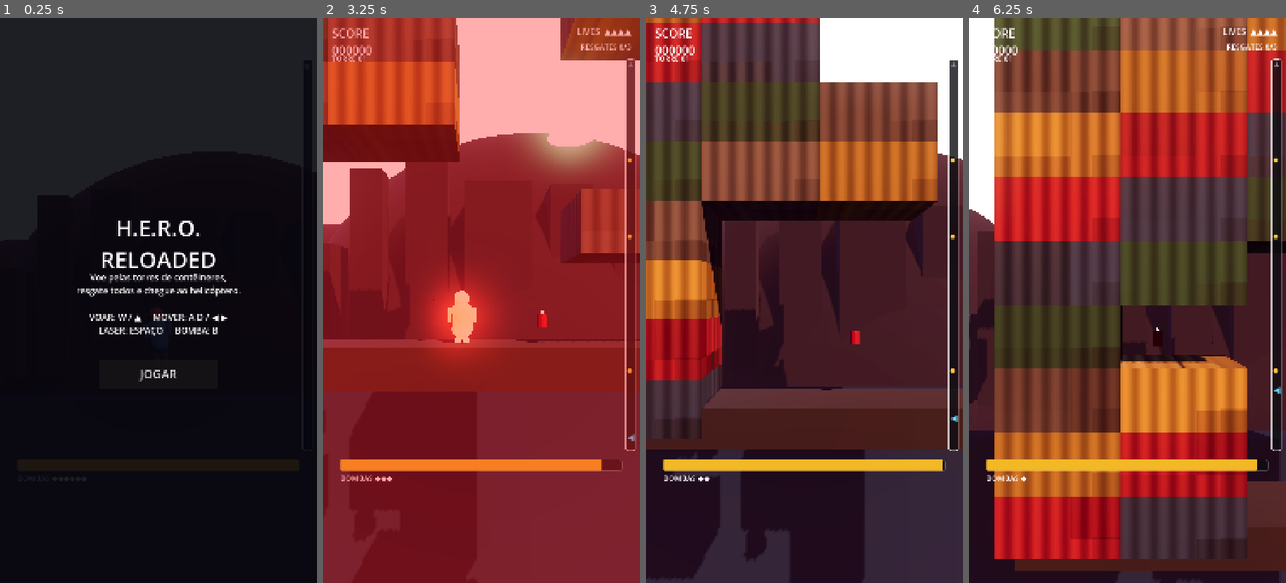
Above: before the commit, frames 1-4 (left to right).
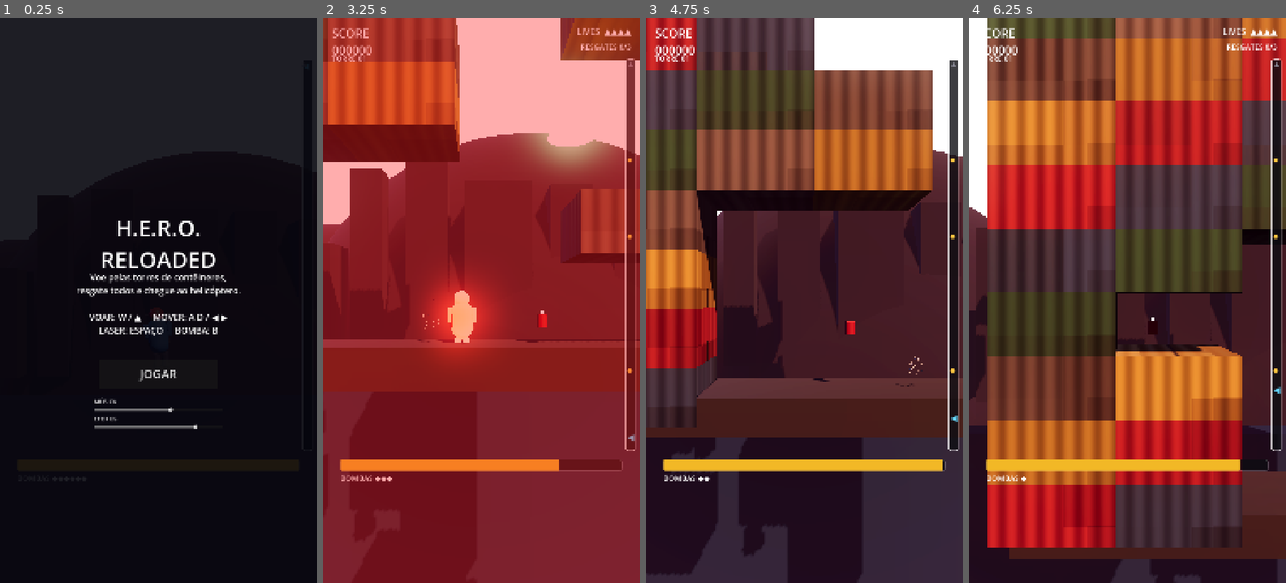
Above: after the commit, the same moments.

Repository: FabriciooPoke/hero-godot
Game: Godot game, scene res://scenes/Main.tscn
Same seed, same stepped clock (60 frames per second), same inputs: the game is played once before the commit and once after it.
Inputs:
- Up to frame 1 (0.25 s): no input
- Up to frame 2 (3.25 s): click "JOGAR" at 0.5 s; hold D (mover_direita) 1.28-2.03 s; tap Space (atirar) at 1.35, 2.3, 2.85 s; tap B (bomba) at 1.55, 2.1, 3.05 s; hold A (mover_esquerda) 2.03-2.78 s; hold D (mover_direita) from 2.78 s (still down)
- Up to frame 3 (4.75 s): tap B (bomba) at 3.6, 4.55 s; tap Space (atirar) at 3.8 s; release D (mover_direita) at 4.28 s; hold A (mover_esquerda) from 4.28 s (still down); hold W (propulsar) from 4.28 s (still down)
- Up to frame 4 (6.25 s): keep holding A (mover_esquerda); release W (propulsar) at 5.03 s; tap Space (atirar) at 5.1 s; tap B (bomba) at 5.85 s

The runs differ from the first frame. In frame 1, 0.4% of the frame differs, in the area x 29-63%, y 67-73%; in frame 2, 0.3%; in frame 3, 26%; in frame 4, 47%, in the area x 0-100%, y 0-100%.

Commit message:
Adiciona trilha musical, VFX de impacto, controles de volume e custo de energia em explosão
- Trilha "aventura" em loop (8s, progressão Am-F-C-G arpejada) tocando desde o menu
- Buses de áudio "Musica"/"Efeitos" com sliders de volume no menu
- Som de recarga tocando enquanto o jogador carrega na estação
- Partículas: explosão da bomba, faísca do impacto do laser, energia subindo na
  estação de recarga — mais leitura visual pros três momentos de maior impacto
- Tremor de câmera na explosão da bomba (não só ao levar dano)
- Destruir contêiner com bomba agora custa energia do jogador — força bruta
  deixa de ser "de graça", reforça a decisão de rota central do design

Diff:
--- a/scenes/EstacaoRecarga.tscn
+++ b/scenes/EstacaoRecarga.tscn
@@ -18,6 +18,20 @@
 metallic = 0.5
 roughness = 0.3
 
+[sub_resource type="ParticleProcessMaterial" id="proc_particulas"]
+direction = Vector3(0, 1, 0)
+spread = 15.0
+initial_velocity_min = 1.0
+initial_velocity_max = 2.2
+gravity = Vector3(0, 0.6, 0)
+scale_min = 0.05
+scale_max = 0.12
+color = Color(0.4, 1, 0.65, 1)
+
+[sub_resource type="SphereMesh" id="malha_particula"]
+radius = 0.06
+height = 0.12
+
 [node name="EstacaoRecarga" type="Area3D" groups=["recarga"]]
 collision_layer = 8
 collision_mask = 1
@@ -34,3 +48,11 @@
 light_color = Color(0.3, 1, 0.6, 1)
 light_energy = 2.0
 omni_range = 10.0
+
+[node name="Particulas" type="GPUParticles3D" parent="."]
+transform = Transform3D(1, 0, 0, 0, 1, 0, 0, 0, 1, 0, -1.0, 0)
+emitting = false
+amount = 12
+lifetime = 1.4
+process_material = SubResource("proc_particulas")
+draw_pass_1 = SubResource("malha_particula")
--- a/scenes/HUD.tscn
+++ b/scenes/HUD.tscn
@@ -240,6 +240,53 @@
 theme_override_font_sizes/font_size = 40
 text = "JOGAR"
 
+[node name="Volumes" type="Control" parent="PainelMenu"]
+anchors_preset = 8
+anchor_left = 0.5
+anchor_top = 0.5
+anchor_right = 0.5
+anchor_bottom = 0.5
+offset_left = -220.0
+offset_top = 330.0
+offset_right = 220.0
+offset_bottom = 430.0
+
+[node name="LabelMusica" type="Label" parent="PainelMenu/Volumes"]
+offset_left = 0.0
+offset_top = 0.0
+offset_right = 440.0
+offset_bottom = 30.0
+theme_override_font_sizes/font_size = 20
+text = "MÚSICA"
+
+[node name="SliderMusica" type="HSlider" parent="PainelMenu/Volumes"]
+offset_left = 0.0
+offset_top = 32.0
+offset_right = 440.0
+offset_bottom = 52.0
+min_value = 0.0
+max_value = 1.0
+step = 0.05
+value = 0.6
+
+[node name="LabelEfeitos" type="Label" parent="PainelMenu/Volumes"]
+offset_left = 0.0
+offset_top = 58.0
+offset_right = 440.0
+offset_bottom = 88.0
+theme_override_font_sizes/font_size = 20
+text = "EFEITOS"
+
+[node name="SliderEfeitos" type="HSlider" parent="PainelMenu/Volumes"]
+offset_left = 0.0
+offset_top = 90.0
+offset_right = 440.0
+offset_bottom = 110.0
+min_value = 0.0
+max_value = 1.0
+step = 0.05
+value = 0.8
+
 [node name="PainelFim" type="Control" parent="."]
 layout_mode = 1
 anchors_preset = 15
--- a/scenes/Jogador.tscn
+++ b/scenes/Jogador.tscn
@@ -59,7 +59,7 @@
 emission = Color(1, 0.5, 0.2, 1)
 emission_energy_multiplier = 4.0
 
-[node name="Jogador" type="CharacterBody3D"]
+[node name="Jogador" type="CharacterBody3D" groups=["jogador"]]
 collision_layer = 1
 collision_mask = 2
 script = ExtResource("1")
--- a/scenes/Main.tscn
+++ b/scenes/Main.tscn
@@ -19,7 +19,7 @@
 [node name="Jogador" parent="." instance=ExtResource("3")]
 transform = Transform3D(1, 0, 0, 0, 1, 0, 0, 0, 1, 0, 5, 0)
 
-[node name="CameraJogo" type="Camera3D" parent="."]
+[node name="CameraJogo" type="Camera3D" parent="." groups=["camera"]]
 transform = Transform3D(1, 0, 0, 0, 1, 0, 0, 0, 1, 0, 5, 26)
 fov = 60.0
 script = ExtResource("5")
--- /dev/null
+++ b/scenes/efeitos/EfeitoExplosao.tscn
@@ -0,0 +1,27 @@
+[gd_scene load_steps=4 format=3]
+
+[ext_resource type="Script" path="res://scripts/EfeitoParticulas.gd" id="1"]
+
+[sub_resource type="ParticleProcessMaterial" id="proc"]
+direction = Vector3(0, 1, 0)
+spread = 180.0
+initial_velocity_min = 4.0
+initial_velocity_max = 9.0
+gravity = Vector3(0, -9.0, 0)
+scale_min = 0.15
+scale_max = 0.35
+color = Color(1, 0.5, 0.15, 1)
+
+[sub_resource type="SphereMesh" id="malha"]
+radius = 0.15
+height = 0.3
+
+[node name="EfeitoExplosao" type="GPUParticles3D"]
+emitting = false
+amount = 28
+lifetime = 0.6
+one_shot = true
+explosiveness = 1.0
+process_material = SubResource("proc")
+draw_pass_1 = SubResource("malha")
+script = ExtResource("1")
--- /dev/null
+++ b/scenes/efeitos/EfeitoFaisca.tscn
@@ -0,0 +1,27 @@
+[gd_scene load_steps=4 format=3]
+
+[ext_resource type="Script" path="res://scripts/EfeitoParticulas.gd" id="1"]
+
+[sub_resource type="ParticleProcessMaterial" id="proc"]
+direction = Vector3(-1, 0, 0)
+spread = 60.0
+initial_velocity_min = 3.0
+initial_velocity_max = 6.5
+gravity = Vector3(0, -6.0, 0)
+scale_min = 0.06
+scale_max = 0.14
+color = Color(1, 0.85, 0.3, 1)
+
+[sub_resource type="SphereMesh" id="malha"]
+radius = 0.08
+height = 0.16
+
+[node name="EfeitoFaisca" type="GPUParticles3D"]
+emitting = false
+amount = 14
+lifetime = 0.3
+one_shot = true
+explosiveness = 1.0
+process_material = SubResource("proc")
+draw_pass_1 = SubResource("malha")
+script = ExtResource("1")
--- a/scripts/AudioManager.gd
+++ b/scripts/AudioManager.gd
@@ -1,10 +1,13 @@
 extends Node
-## Autoload central de efeitos sonoros. Acesso desacoplado de qualquer
-## script do jogo: AudioManager.tocar("laser").
+## Autoload central de áudio. Acesso desacoplado de qualquer script do jogo:
+## AudioManager.tocar("laser"), AudioManager.tocar_musica().
 ##
-## Usa um pool fixo de AudioStreamPlayer (round-robin) em vez de instanciar
-## um player novo a cada som — evita alocação por frame e permite sons
-## sobrepostos (ex: laser disparado repetidamente) sem cortar um ao outro.
+## Efeitos usam um pool fixo de AudioStreamPlayer (round-robin) em vez de
+## instanciar um player novo a cada som — evita alocação por frame e permite
+## sons sobrepostos (ex: laser disparado repetidamente) sem cortar um ao outro.
+##
+## Música e efeitos ficam em buses separados ("Musica" e "Efeitos") pra dar
+## controle de volume independente.
 
 const SONS := {
 	"laser": preload("res://assets/audio/sfx/laser.wav"),
@@ -13,19 +16,52 @@
 	"dano": preload("res://assets/audio/sfx/dano.wav"),
 	"nivel_completo": preload("res://assets/audio/sfx/nivel_completo.wav"),
 	"fim_de_jogo": preload("res://assets/audio/sfx/fim_de_jogo.wav"),
+	"recarregando": preload("res://assets/audio/sfx/recarregando.wav"),
 }
 
+var _musica_fundo: AudioStreamWAV = preload("res://assets/audio/musica/aventura.wav")
+
+const BUS_MUSICA := "Musica"
+const BUS_EFEITOS := "Efeitos"
 const TAMANHO_POOL := 8
 
 var _pool: Array[AudioStreamPlayer] = []
 var _proximo: int = 0
+var _player_musica: AudioStreamPlayer
 
 
 func _ready() -> void:
+	var buses_novos := _garantir_buses()
+	if buses_novos:
+		definir_volume_musica(0.6)
+		definir_volume_efeitos(0.8)
+
 	for i in range(TAMANHO_POOL):
 		var p := AudioStreamPlayer.new()
+		p.bus = BUS_EFEITOS
 		add_child(p)
 		_pool.append(p)
+
+	_musica_fundo.loop_mode = AudioStreamWAV.LOOP_FORWARD
+	_player_musica = AudioStreamPlayer.new()
+	_player_musica.bus = BUS_MUSICA
+	_player_musica.stream = _musica_fundo
+	add_child(_player_musica)
+
+
+## Cria os buses "Musica" e "Efeitos" se ainda não existirem — assim o jogo
+## funciona mesmo sem configuração manual no editor. Retorna true se algum
+## bus precisou ser criado (usado pra aplicar volumes padrão só na 1ª vez).
+func _garantir_buses() -> bool:
+	var criou_algum := false
+	for nome in [BUS_MUSICA, BUS_EFEITOS]:
+		if AudioServer.get_bus_index(nome) == -1:
+			var idx := AudioServer.bus_count
+			AudioServer.add_bus(idx)
+			AudioServer.set_bus_name(idx, nome)
+			AudioServer.set_bus_send(idx, "Master")
+			criou_algum = true
+	return criou_algum
 
 
 func tocar(nome: String, volume_db: float = 0.0) -> void:
@@ -37,3 +73,29 @@
 	player.stream = SONS[nome]
 	player.volume_db = volume_db
 	player.play()
+
+
+func tocar_musica() -> void:
+	if not _player_musica.playing:
+		_player_musica.play()
+
+
+func parar_musica() -> void:
+	_player_musica.stop()
+
+
+## volume: 0.0 (mudo) a 1.0 (cheio)
+func definir_volume_musica(volume: float) -> void:
+	AudioServer.set_bus_volume_db(AudioServer.get_bus_index(BUS_MUSICA), linear_to_db(clampf(volume, 0.0001, 1.0)))
+
+
+func definir_volume_efeitos(volume: float) -> void:
+	AudioServer.set_bus_volume_db(AudioServer.get_bus_index(BUS_EFEITOS), linear_to_db(clampf(volume, 0.0001, 1.0)))
+
+
+func volume_musica() -> float:
+	return db_to_linear(AudioServer.get_bus_volume_db(AudioServer.get_bus_index(BUS_MUSICA)))
+
+
+func volume_efeitos() -> float:
+	return db_to_linear(AudioServer.get_bus_volume_db(AudioServer.get_bus_index(BUS_EFEITOS)))
--- a/scripts/Bomba.gd
+++ b/scripts/Bomba.gd
@@ -5,6 +5,9 @@
 
 @export var tempo_ate_explodir: float = 1.6
 @export var raio: float = 8.0
+@export var custo_energia_por_bloco: float = 3.0
+
+const EFEITO_EXPLOSAO := preload("res://scenes/efeitos/EfeitoExplosao.tscn")
 
 var _tempo: float = 0.0
 var _detonada: bool = false
@@ -27,6 +30,13 @@
 		return
 	_detonada = true
 	AudioManager.tocar("explosao")
+	_criar_efeito_visual()
+
+	var camera = get_tree().get_first_node_in_group("camera")
+	if camera:
+		camera.tremer(0.7)
+
+	var jogador = get_tree().get_first_node_in_group("jogador")
 
 	var espaco := get_world_3d().direct_space_state
 	var consulta := PhysicsShapeQueryParameters3D.new()
@@ -42,8 +52,16 @@
 		var alvo = res.collider
 		if alvo.has_method("destruir"):
 			alvo.destruir()
+			# custo só se aplica a contêiner (StaticBody3D) — não a drone (Area3D)
+			if alvo is StaticBody3D and jogador and jogador.has_method("gastar_energia"):
+				jogador.gastar_energia(custo_energia_por_bloco)
 		elif alvo.has_method("levar_dano"):
 			alvo.levar_dano()
 
-	# Ponto de extensão: partículas + shake de câmera + som
 	queue_free()
+
+
+func _criar_efeito_visual() -> void:
+	var efeito := EFEITO_EXPLOSAO.instantiate()
+	get_tree().current_scene.add_child(efeito)
+	efeito.global_position = global_position
--- /dev/null
+++ b/scripts/EfeitoParticulas.gd
@@ -0,0 +1,8 @@
+extends GPUParticles3D
+## Efeito de partículas de disparo único — emite e se autodestrói.
+## Reaproveitado por qualquer cena de impacto (explosão, faísca do laser).
+
+func _ready() -> void:
+	emitting = true
+	await get_tree().create_timer(lifetime + 0.15).timeout
+	queue_free()
--- a/scripts/EstacaoRecarga.gd
+++ b/scripts/EstacaoRecarga.gd
@@ -16,9 +16,11 @@
 var carga_restante: float
 var _jogador_dentro: Node3D = null
 var _tempo_esgotada: float = 0.0
+var _tempo_desde_som: float = 0.0
 
 @onready var malha: MeshInstance3D = $Malha
 @onready var luz: OmniLight3D = $Luz
+@onready var particulas: GPUParticles3D = $Particulas
 
 
 func _ready() -> void:
@@ -41,12 +43,19 @@
 	if mat:
 		mat.emission_energy_multiplier = 0.4 + 3.0 * proporcao
 
+	particulas.emitting = _jogador_dentro != null and carga_restante > 0.0
+
 	if _jogador_dentro == null or carga_restante <= 0.0:
 		return
 
 	var transferir: float = minf(taxa * delta, carga_restante)
 	_jogador_dentro.recarregar_energia(transferir)
 	carga_restante -= transferir
+
+	_tempo_desde_som += delta
+	if _tempo_desde_som >= 0.15:
+		_tempo_desde_som = 0.0
+		AudioManager.tocar("recarregando", -4.0)
 
 	if carga_restante <= 0.0:
 		_tempo_esgotada = 0.0
--- a/scripts/HUD.gd
+++ b/scripts/HUD.gd
@@ -14,6 +14,8 @@
 @onready var lbl_aviso: Label = $Aviso
 @onready var barra_altura: Control = $BarraAltura
 @onready var flash_dano: ColorRect = $FlashDano
+@onready var slider_musica: HSlider = $PainelMenu/Volumes/SliderMusica
+@onready var slider_efeitos: HSlider = $PainelMenu/Volumes/SliderEfeitos
 
 # Botões touch — cada um só liga/desliga a ação correspondente
 @onready var btn_esq: TouchScreenButton = $Controles/Esquerda
@@ -29,6 +31,11 @@
 	$PainelMenu/BotaoJogar.pressed.connect(func(): jogar_pressionado.emit())
 	# No desktop os controles touch atrapalham a visão
 	$Controles.visible = OS.has_feature("mobile") or OS.has_feature("web")
+
+	slider_musica.value = AudioManager.volume_musica()
+	slider_efeitos.value = AudioManager.volume_efeitos()
+	slider_musica.value_changed.connect(AudioManager.definir_volume_musica)
+	slider_efeitos.value_changed.connect(AudioManager.definir_volume_efeitos)
 
 
 func mostrar_menu() -> void:
--- a/scripts/Jogador.gd
+++ b/scripts/Jogador.gd
@@ -54,6 +54,7 @@
 var _materiais_originais: Array[Material] = []
 
 const CENA_BOMBA := preload("res://scenes/Bomba.tscn")
+const CENA_FAISCA := preload("res://scenes/efeitos/EfeitoFaisca.tscn")
 const MAT_FLASH_DANO := preload("res://resources/materiais/flash_dano.tres")
 
 
@@ -160,8 +161,15 @@
 
 	if raio_laser.is_colliding():
 		var alvo := raio_laser.get_collider()
+		_criar_faisca(raio_laser.get_collision_point())
 		if alvo.has_method("levar_dano_laser"):
 			alvo.levar_dano_laser()
+
+
+func _criar_faisca(pos: Vector3) -> void:
+	var efeito := CENA_FAISCA.instantiate()
+	get_tree().current_scene.add_child(efeito)
+	efeito.global_position = pos
 
 
 func _piscar_laser() -> void:
@@ -190,6 +198,15 @@
 func recarregar_energia(valor: float) -> void:
 	energia = minf(energia_max, energia + valor)
 	energia_mudou.emit(energia)
+
+
+## Custo direto de energia (ex: destruir contêiner com bomba) — força bruta
+## tem preço, reforça a decisão de rota em vez de "explodir tudo de graça".
+func gastar_energia(valor: float) -> void:
+	energia = maxf(0.0, energia - valor)
+	energia_mudou.emit(energia)
+	if energia <= 0.0:
+		levar_dano()
 
 
 func levar_dano() -> void:
--- a/scripts/Main.gd
+++ b/scripts/Main.gd
@@ -34,6 +34,7 @@
 	jogador.bombas_mudou.connect(hud.atualizar_bombas)
 	hud.jogar_pressionado.connect(iniciar_jogo)
 	hud.mostrar_menu()
+	AudioManager.tocar_musica()
 
 
 func iniciar_jogo() -> void:
Not shown, added: assets/audio/musica/aventura.wav.import
Not shown, added: assets/audio/sfx/recarregando.wav.import
Not shown: 1 places in scenes/EstacaoRecarga.tscn that only renumber resources
Not shown, added: scripts/EfeitoParticulas.gd.uid
Not shown, added: assets/audio/musica/aventura.wav
Not shown, added: assets/audio/sfx/recarregando.wav
